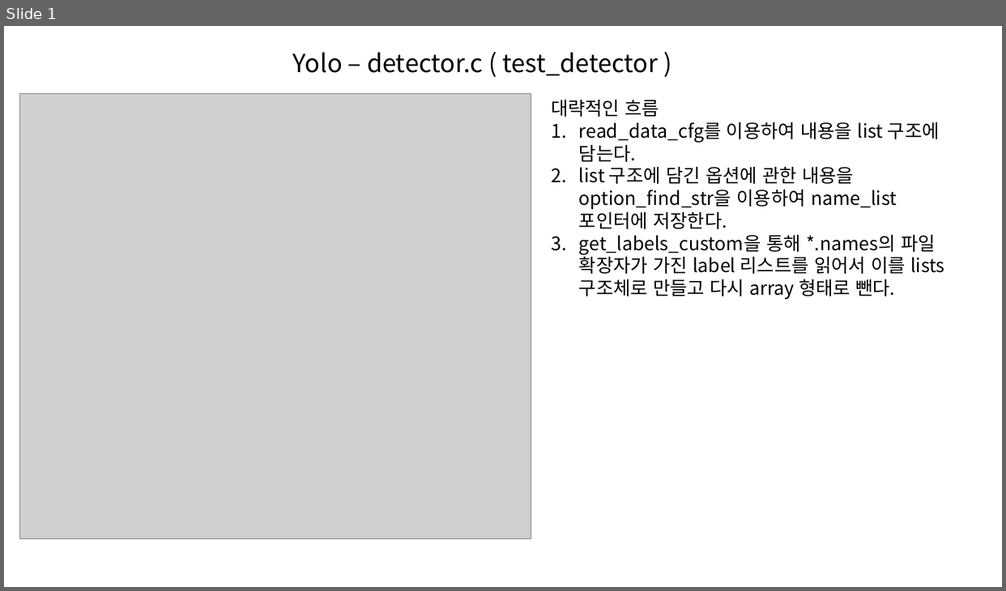
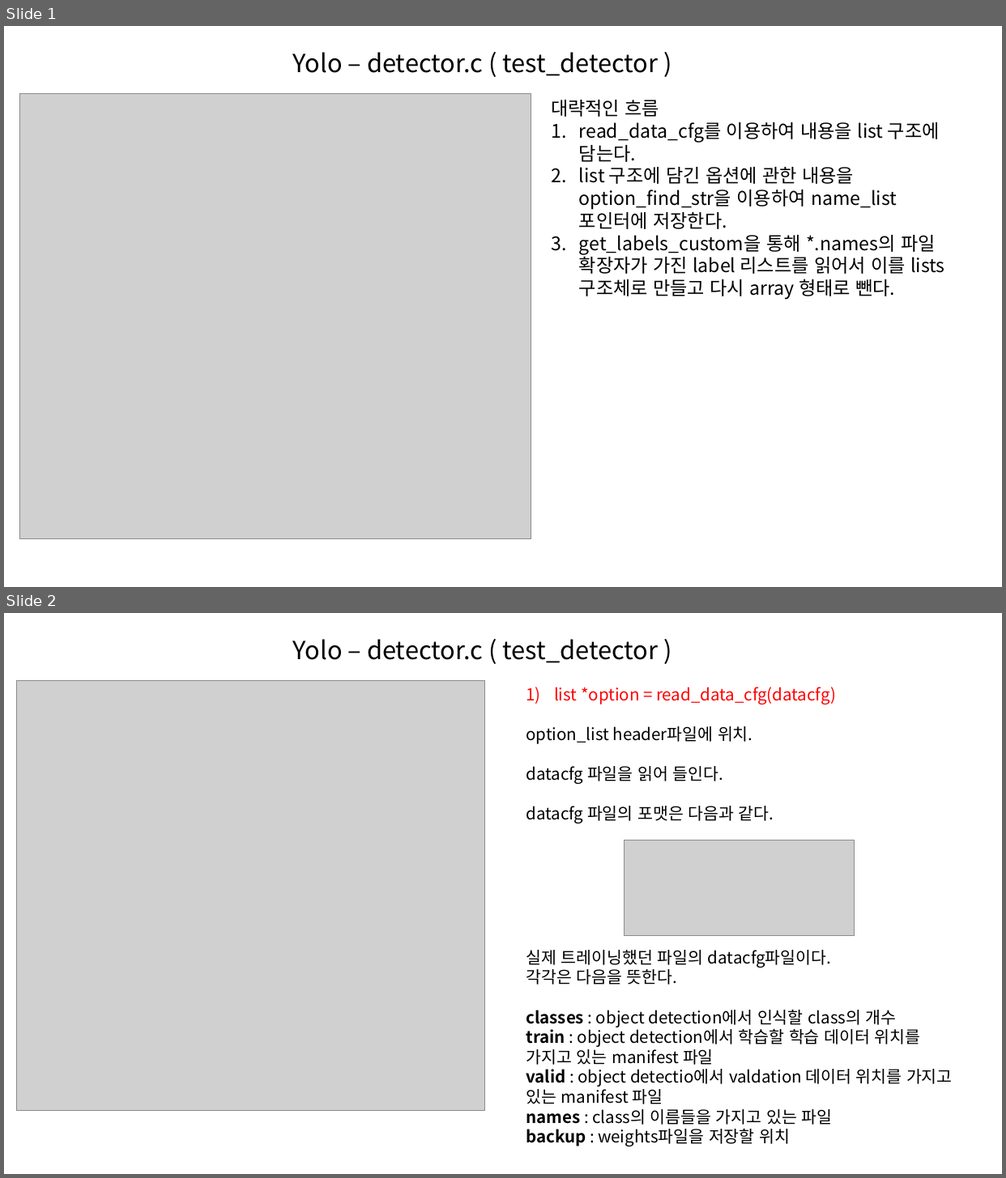
Before and after one commit to hotteock/my_proj, a slide deck: License plate recognition/yolo_code_review/yolo_code_review.pptx. Shown one above the other, each under a label of ours: slide 1 before the commit, slides 1 and 2 after it. The pictures are 1006x591 and 1006x1178 pixels, drawn with LibreOffice and Linux fonts; fonts in the diff are those of the drawing; grey boxes stand for pictures. Boxes give left, top, right and bottom in pixels: in the first picture for what was removed or moved away, otherwise in the second. Text is boxed around its words. In the diff, an @@ line names an element or a change of style, - is before the commit and + after.

```diff
--- a/License plate recognition/yolo_code_review/yolo_code_review.pptx
+++ b/License plate recognition/yolo_code_review/yolo_code_review.pptx
@@ slide 2 added at (4, 613, 1002, 1174), background #FFFFFF @@
@@ text added at (293, 639, 658, 663), 24 pt, text #000000 @@
+Yolo – detector.c ( test_detector )
@@ picture added at (17, 680, 485, 1111) @@
@@ text added at (526, 687, 836, 824), 16 pt, text #000000 @@
+1) list *option = read_data_cfg(datacfg)
+option_list header파일에 위치.
+datacfg 파일을 읽어 들인다.
+datacfg 파일의 포맷은 다음과 같다.
@@ picture added at (624, 840, 854, 935) @@
@@ text added at (526, 950, 953, 1147), 16 pt, text #000000 @@
+실제 트레이닝했던 파일의 datacfg파일이다.
+각각은 다음을 뜻한다.
+classes : object detection에서 인식할 class의 개수
+train : object detection에서 학습할 학습 데이터 위치를 가지고 있는 manifest 파일
+valid : object detectio에서 valdation 데이터 위치를 가지고 있는 manifest 파일
+names : class의 이름들을 가지고 있는 파일
+backup : weights파일을 저장할 위치
```
Also in this commit, not shown: 12 other slides added.
